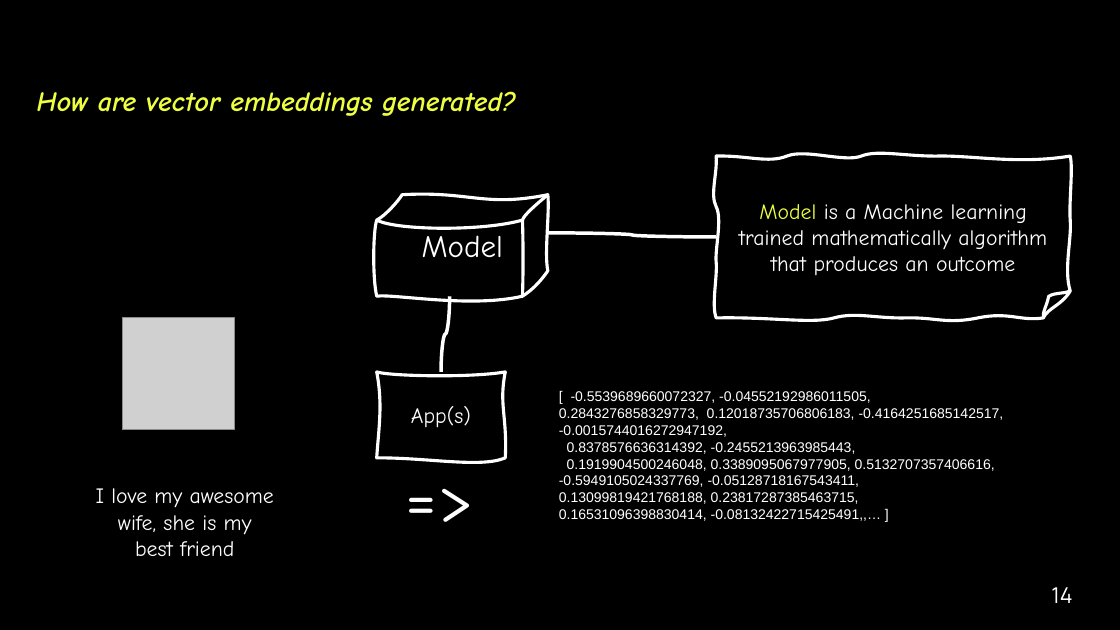
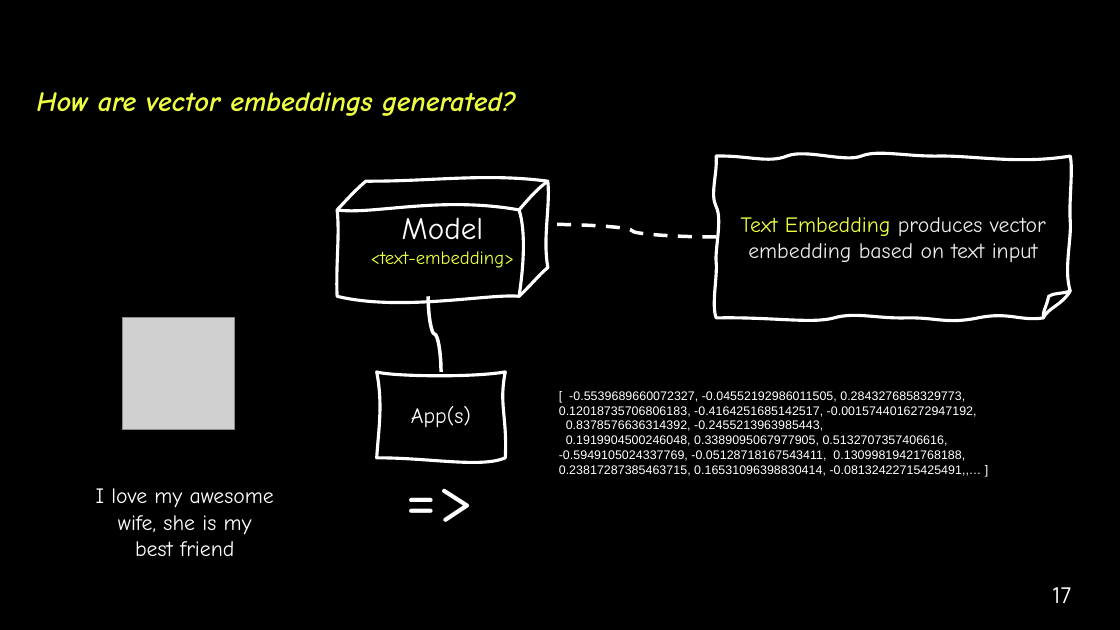
Before and after one commit to ggreen/real-time-AI-ML-event-streaming, a slide deck: slide 17 of docs/conferences/afrotech-realtime-ai-2024.pptx (slide 14 before the commit). Drawn at 1120x630 pixels with LibreOffice and Linux fonts; fonts in the diff are those of the drawing; grey boxes stand for pictures; background and template pictures are left out. Boxes give left, top, right and bottom in pixels: in the first picture for what was removed or moved away, otherwise in the second. Text is boxed around its words. In the diff, an @@ line names an element or a change of style, - is before the commit and + after.

```diff
--- a/docs/conferences/afrotech-realtime-ai-2024.pptx
+++ b/docs/conferences/afrotech-realtime-ai-2024.pptx
@@ freeform shape "Model": place and size @@
-freeform shape "Model" at (376, 195, 548, 297)
+freeform shape "Model" at (337, 181, 548, 297)
@@ curved line moved from (716, 237) - (548, 233) to (716, 237) - (548, 224) @@
@@ curved line (716, 237) - (548, 224): stroke #FFFFFF 2.25 pt to #FFFFFF 2.25 pt dashed @@
@@ text in freeform shape at (741, 217, 1046, 262): text changed; text colour #FFFFFF to #EEEEEE @@
-Model is a Machine learning trained mathematically algorithm that produces an outcome
+Text Embedding produces vector embedding based on text input
@@ text in freeform shape at (371, 251, 515, 268): paragraph added @@
+<text-embedding>
@@ curved line moved from (441, 372) - (449, 297) to (441, 372) - (428, 297) @@
@@ text "[ -0.5539689660072327, -0.04552192986011505, 0.2843276858329 ..." at (559, 391, 982, 476): size 9 to 8 pt @@
@@ page number at (1052, 587, 1071, 603): text changed @@
-14
+17
```
Also in this commit, not shown: 15 other slides changed, 5 slides added, 2 slides removed, 13 other files.
